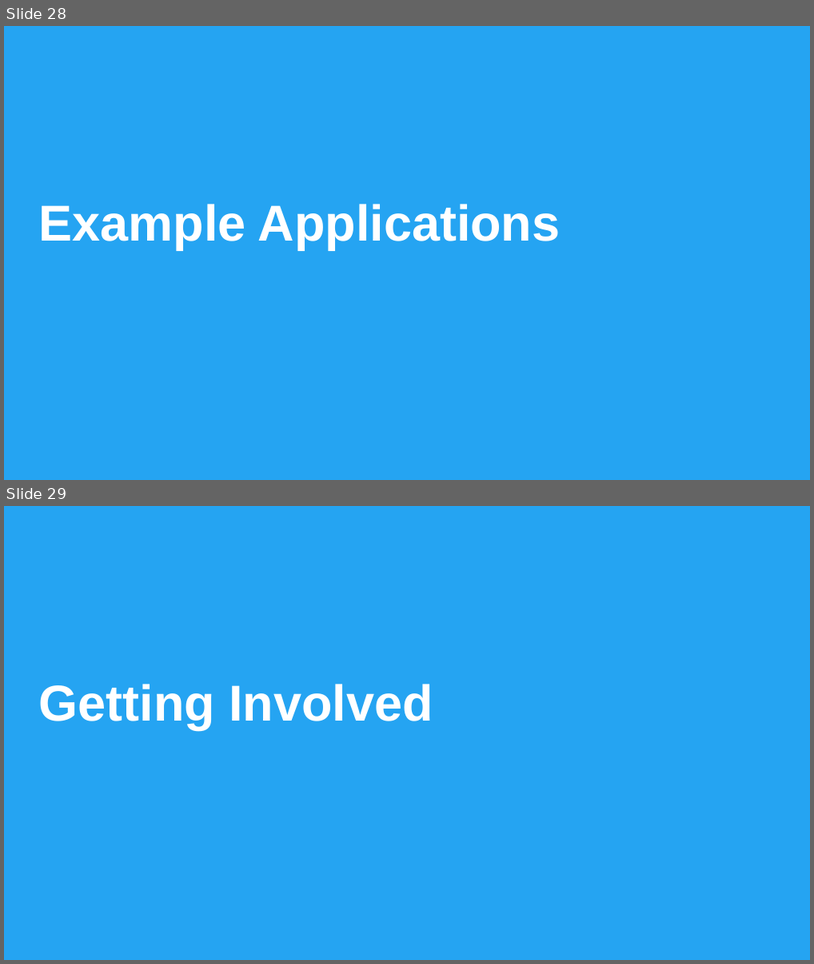
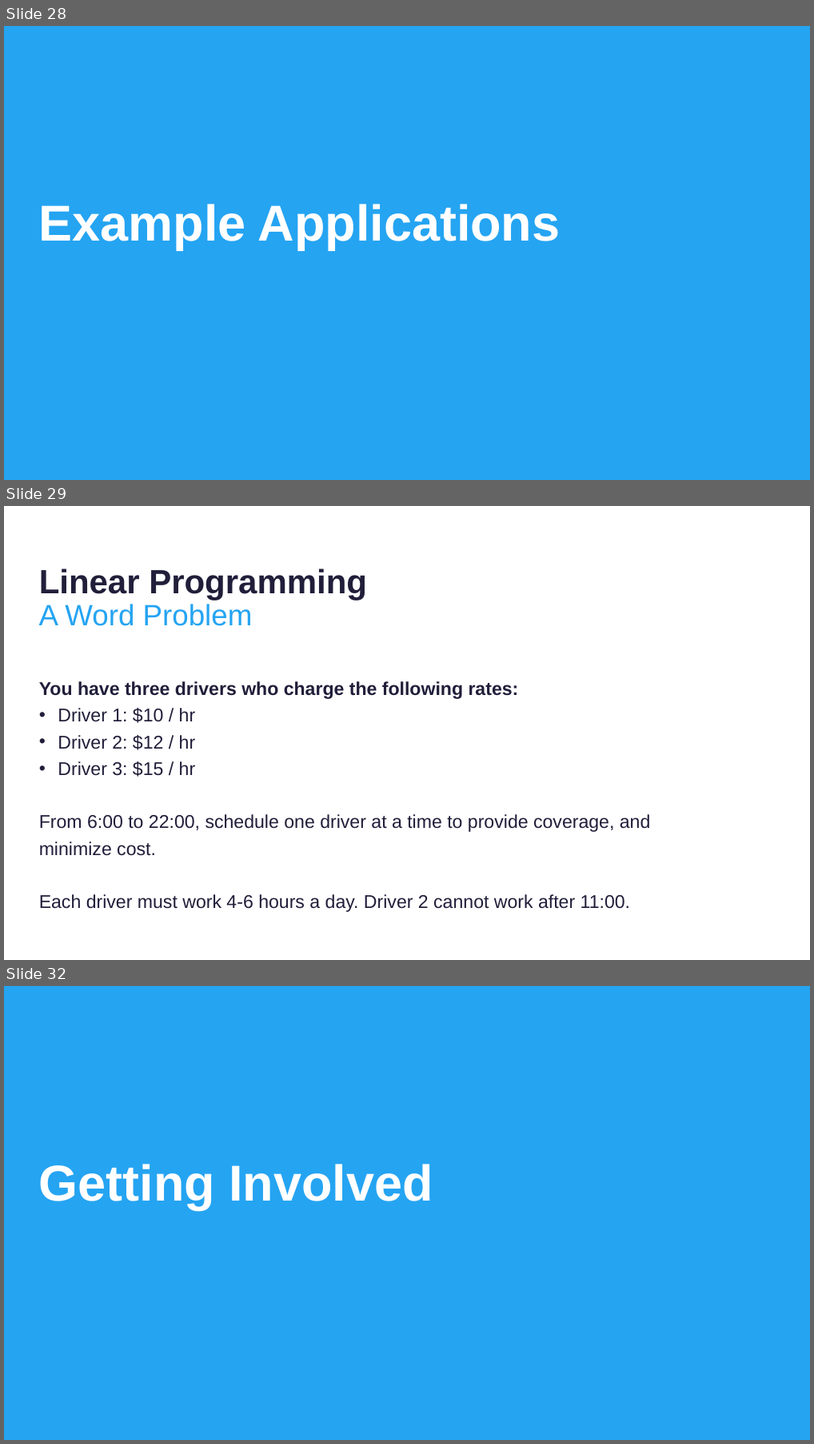
Before and after one commit to thomasnield/kotlinconf-datascience-talk, a slide deck: kotlin_for_data_science.pptx. Shown one above the other, each under a label of ours: slides 28 and 29 before the commit, slides 28, 29 and 32 after it; the slides between them are not shown. The pictures are 814x964 and 814x1444 pixels, drawn with LibreOffice and Linux fonts; fonts in the diff are those of the drawing; background and template pictures are left out. Boxes give left, top, right and bottom in pixels: in the first picture for what was removed or moved away, otherwise in the second. Text is boxed around its words. In the diff, an @@ line names an element or a change of style, - is before the commit and + after.

```diff
--- a/kotlin_for_data_science.pptx
+++ b/kotlin_for_data_science.pptx
@@ slide 29 added at (x1=4, y1=506, x2=810, y2=960), background #FFFFFF @@
@@ text added at (x1=39, y1=568, x2=367, y2=600), 80 pt, text #211E3A, bold @@
+Linear Programming
@@ text added at (x1=39, y1=604, x2=253, y2=626), 70 pt, text #25A4F2 @@
+A Word Problem
@@ text added at (x1=39, y1=681, x2=651, y2=912), 44 pt, text #211E3A @@
+  You have three drivers who charge the following rates:
+  • Driver 1: $10 / hr
+  • Driver 2: $12 / hr
+  • Driver 3: $15 / hr
+  From 6:00 to 22:00, schedule one driver at a time to provide coverage, and minimize cost.
+  Each driver must work 4-6 hours a day. Driver 2 cannot work after 11:00.
@@ what was slide 29 is now slide 32 @@
```
Also in this commit, not shown: 5 slides changed, 2 other slides added.
